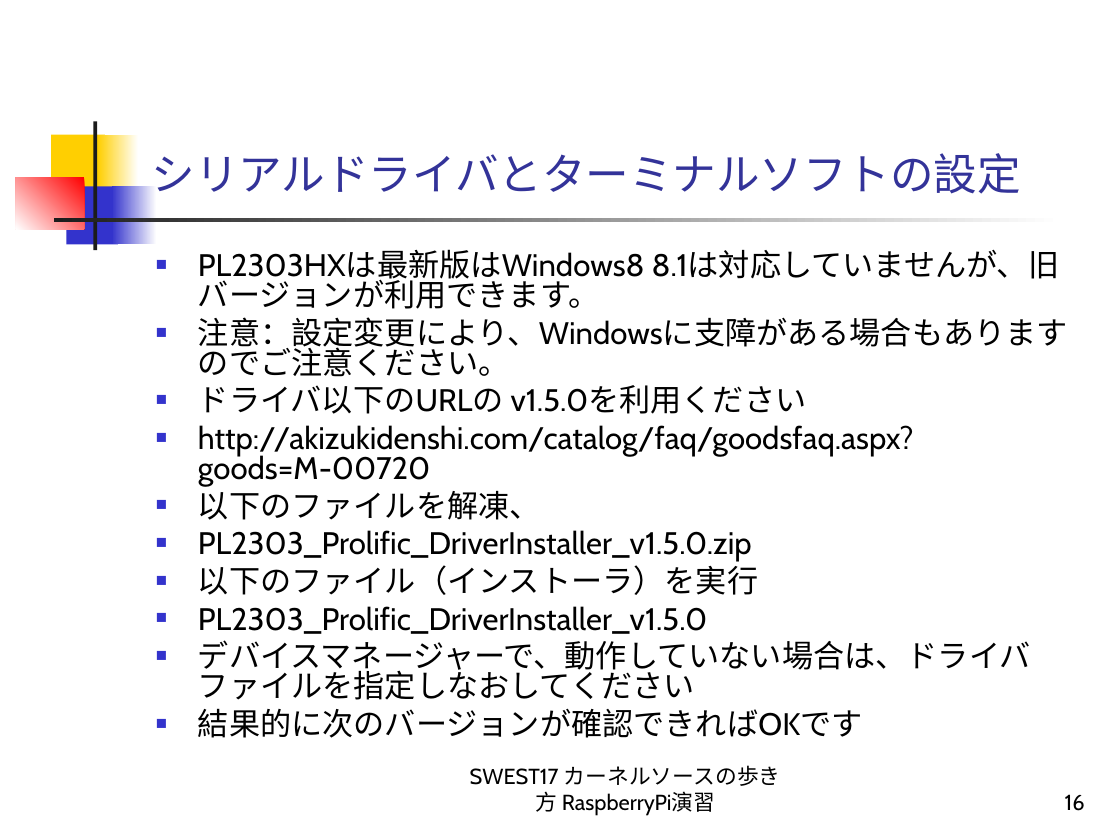
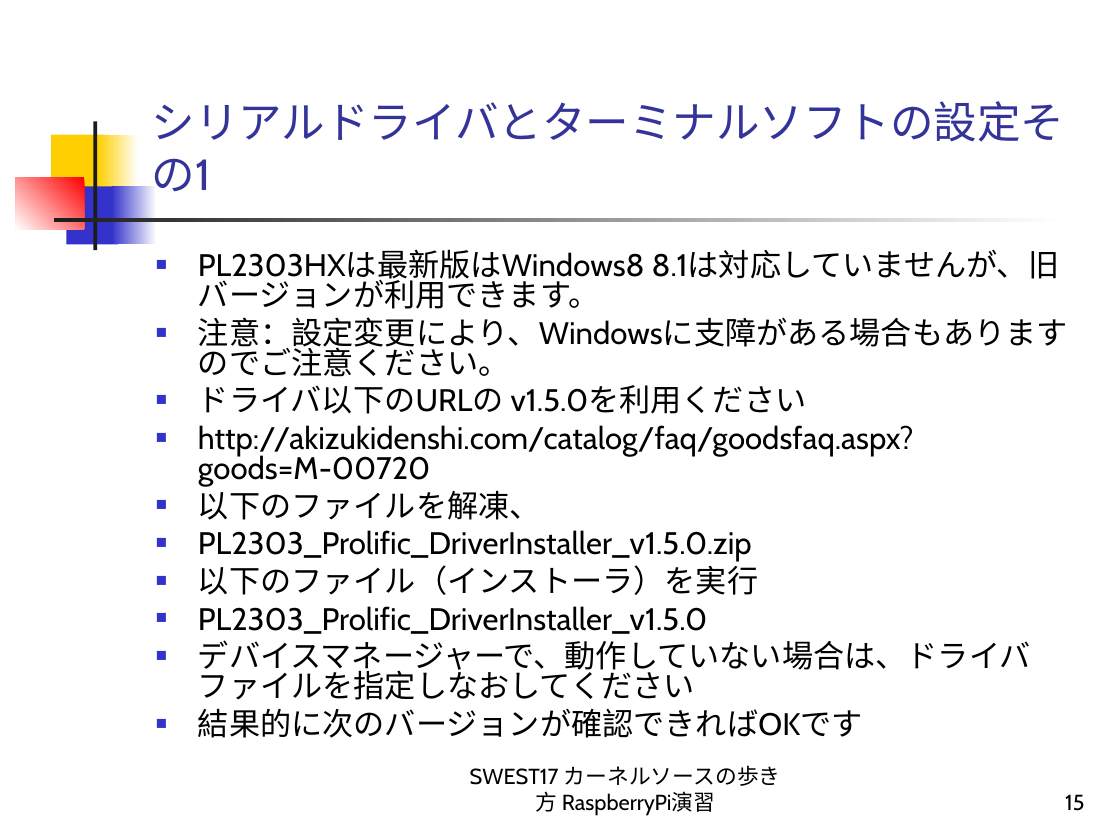
Before and after one commit to alvstakahashi/RPI-SHRINK-SSP-FULL, a slide deck: slide 15 of カーネルソースの歩き方 RaspberryPi演習.ppt (slide 16 before the commit). Drawn at 1120x840 pixels with LibreOffice and Linux fonts; fonts in the diff are those of the drawing. Boxes give left, top, right and bottom in pixels: in the first picture for what was removed or moved away, otherwise in the second. Text is boxed around its words. In the diff, an @@ line names an element or a change of style, - is before the commit and + after.

```diff
--- a/カーネルソースの歩き方 RaspberryPi演習.ppt
+++ b/カーネルソースの歩き方 RaspberryPi演習.ppt
@@ title at box(152, 101, 1064, 192): text changed @@
-シリアルドライバとターミナルソフトの設定
+シリアルドライバとターミナルソフトの設定その1
@@ page number at box(1065, 794, 1084, 811): text changed @@
-16
+15
```
Also in this commit, not shown: 23 other slides changed, 1 slide added.
